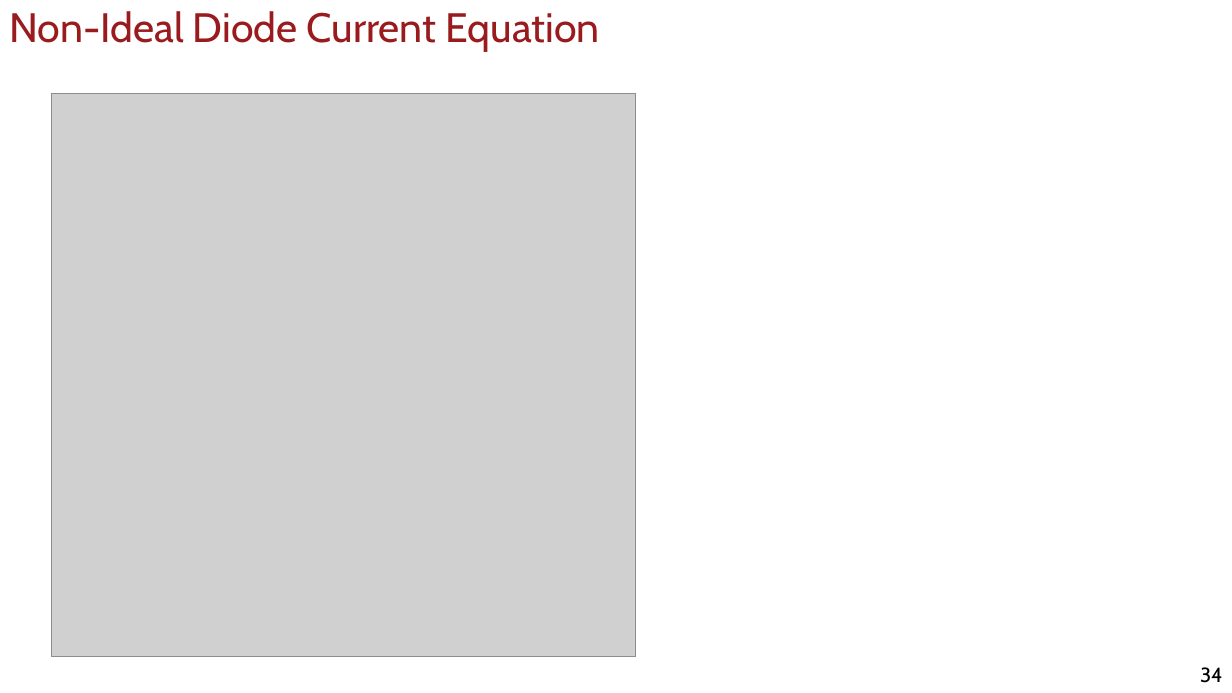
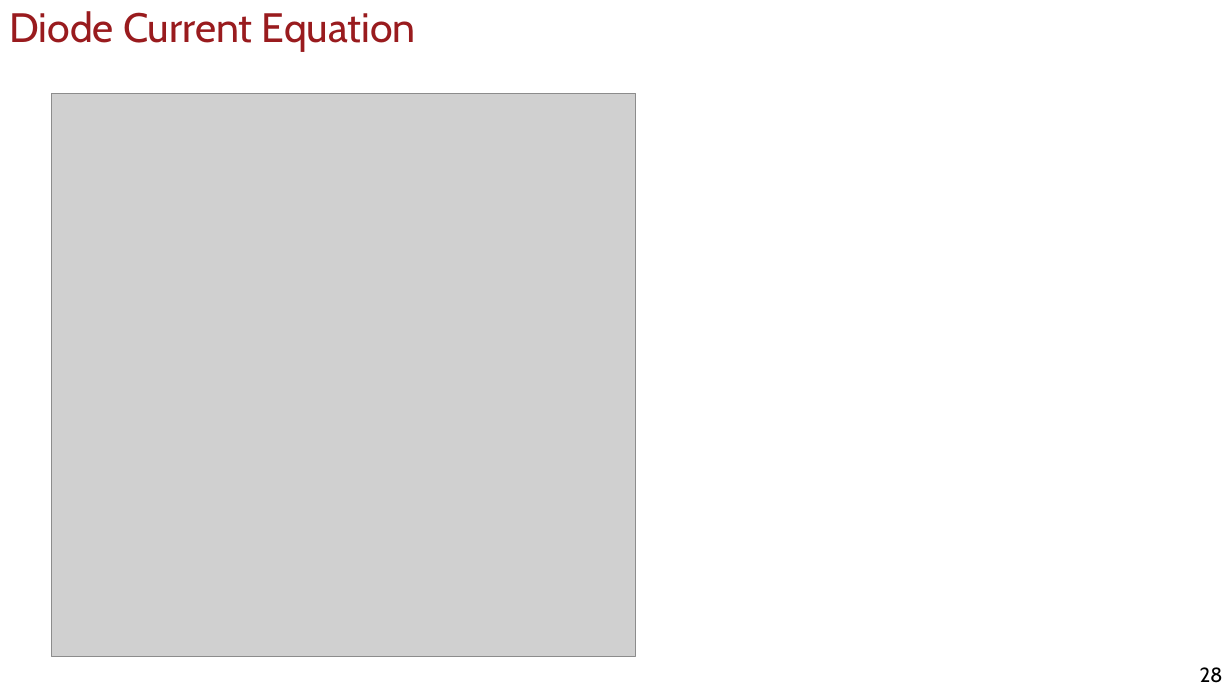
Before and after one commit to uscee105/ee105, a slide deck: slide 28 of assets/module-2-device/mod-2-lecture-9-devices-1.pptx (slide 34 before the commit). Drawn at 1232x693 pixels with LibreOffice and Linux fonts; fonts in the diff are those of the drawing; grey boxes stand for pictures; background and template pictures are left out. Boxes give left, top, right and bottom in pixels: in the first picture for what was removed or moved away, otherwise in the second. Text is boxed around its words. In the diff, an @@ line names an element or a change of style, - is before the commit and + after.

```diff
--- a/assets/module-2-device/mod-2-lecture-9-devices-1.pptx
+++ b/assets/module-2-device/mod-2-lecture-9-devices-1.pptx
@@ title at bbox=[9, 11, 416, 52]: text changed @@
-Non-Ideal Diode Current Equation
+Diode Current Equation
@@ page number at bbox=[1200, 667, 1223, 683]: text changed @@
-34
+28
```
Also in this commit, not shown: 4 other slides changed, 6 slides removed, 10 other files.
